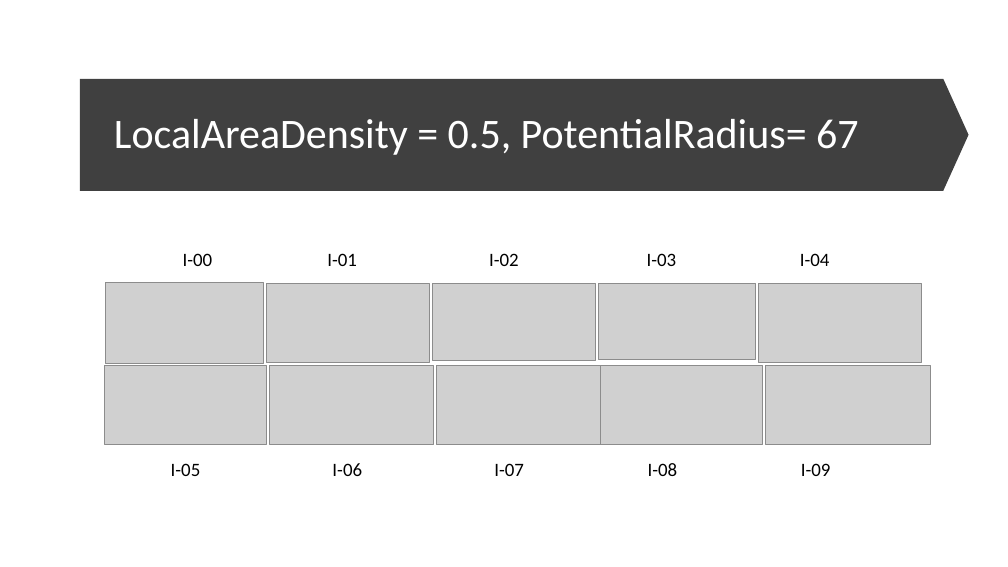
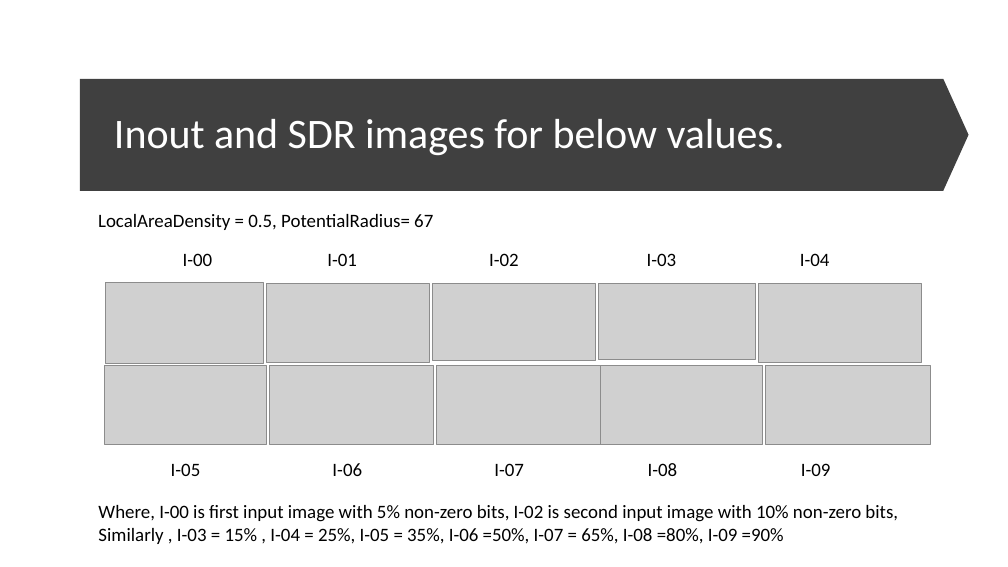
Before and after one commit to JayashreeRegoti/neocortexapi, a slide deck: slide 4 of NeoCortexApi/NeoCortexApi.Experiments/SpatialSimilarityIndividualProjectJayashreeRegoti/Input And Output Values/LocalAreaDensity = 0.pptx (slide 3 before the commit). Drawn at 1008x567 pixels with LibreOffice and Linux fonts; fonts in the diff are those of the drawing; grey boxes stand for pictures. Boxes give left, top, right and bottom in pixels: in the first picture for what was removed or moved away, otherwise in the second. Text is boxed around its words. In the diff, an @@ line names an element or a change of style, - is before the commit and + after.

```diff
--- a/NeoCortexApi/NeoCortexApi.Experiments/SpatialSimilarityIndividualProjectJayashreeRegoti/Input And Output Values/LocalAreaDensity = 0.pptx
+++ b/NeoCortexApi/NeoCortexApi.Experiments/SpatialSimilarityIndividualProjectJayashreeRegoti/Input And Output Values/LocalAreaDensity = 0.pptx
@@ title at <box>114,119,785,155</box>: text changed @@
-LocalAreaDensity = 0.5, PotentialRadius= 67
+Inout and SDR images for below values.
@@ text added at <box>98,214,433,230</box>, 18 pt, text #000000 @@
+LocalAreaDensity = 0.5, PotentialRadius= 67
@@ text added at <box>98,505,898,544</box>, 18 pt, text #000000 @@
+Where, I-00 is first input image with 5% non-zero bits, I-02 is second input image with 10% non-zero bits,
+Similarly , I-03 = 15% , I-04 = 25%, I-05 = 35%, I-06 =50%, I-07 = 65%, I-08 =80%, I-09 =90%
```
Also in this commit, not shown: 3 other slides changed, 13 slides added, 1 slide removed.
